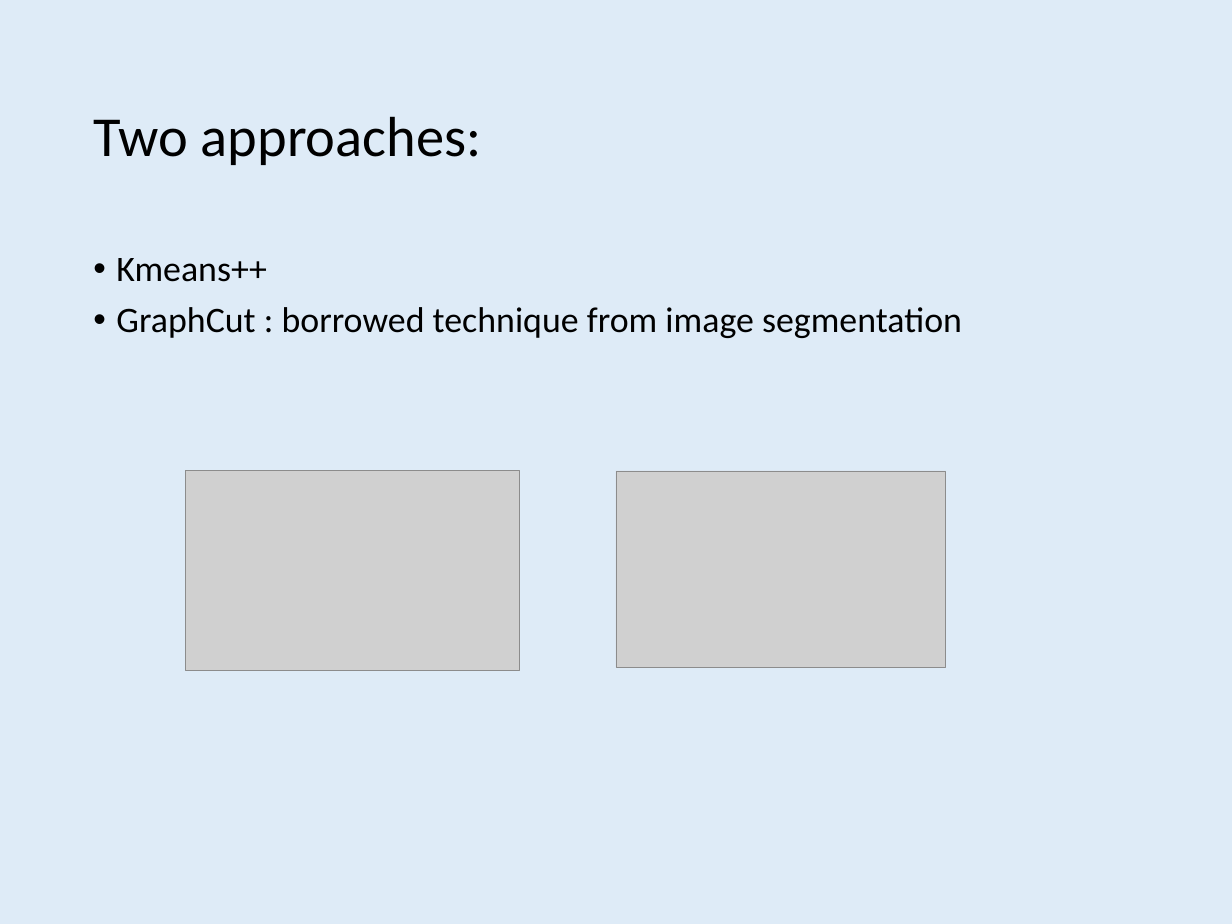
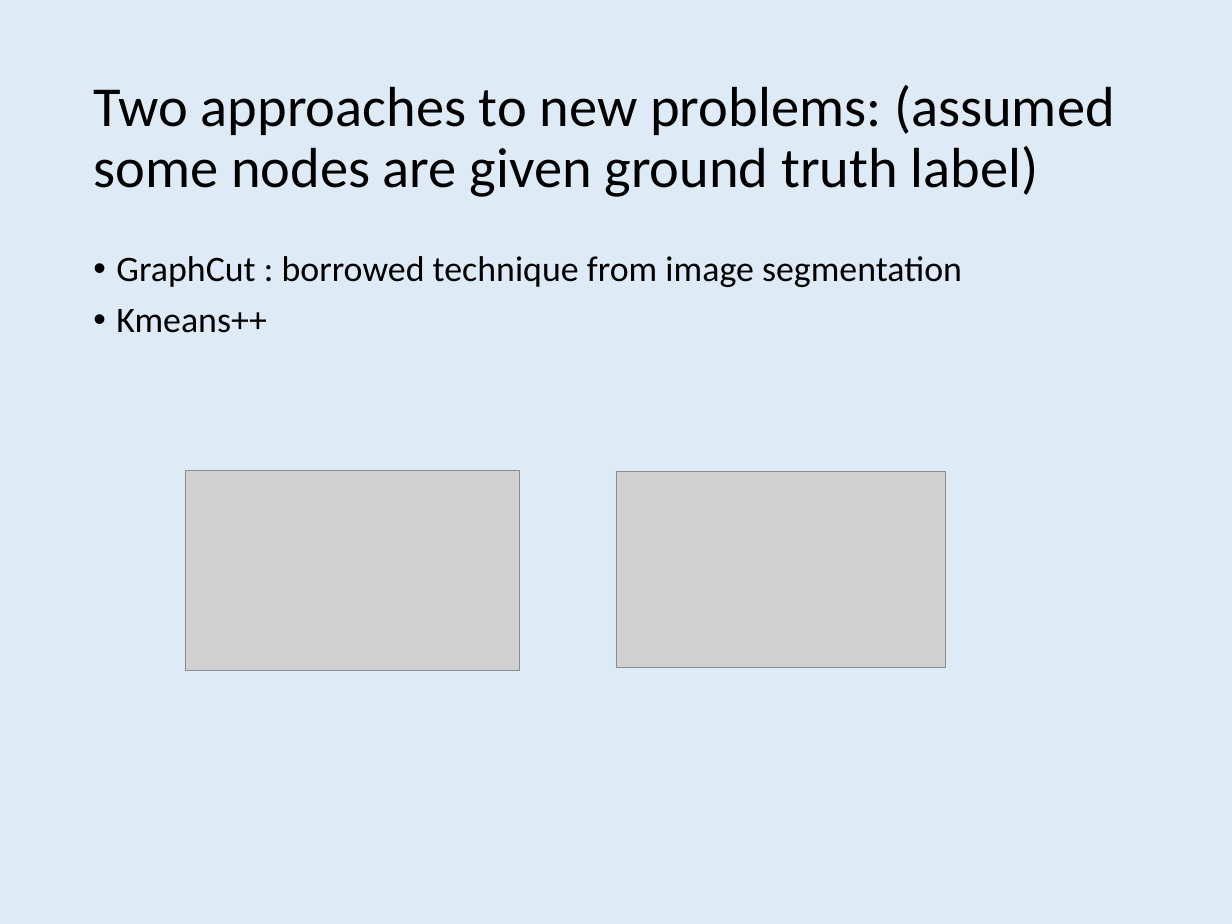
Before and after one commit to bx3/EE595, a slide deck: slide 19 of document/595combine.pptx (slide 18 before the commit). Drawn at 1232x924 pixels with LibreOffice and Linux fonts; fonts in the diff are those of the drawing; grey boxes stand for pictures. Boxes give left, top, right and bottom in pixels: in the first picture for what was removed or moved away, otherwise in the second. Text is boxed around its words. In the diff, an @@ line names an element or a change of style, - is before the commit and + after.

Commit message:
revised ppt

```diff
--- a/document/595combine.pptx
+++ b/document/595combine.pptx
@@ title at (93, 85, 1115, 197): text changed @@
-Two approaches:
+Two approaches to new problems: (assumed some nodes are given ground truth label)
@@ text at (116, 256, 962, 287): paragraph added @@
+• GraphCut : borrowed technique from image segmentation
@@ text at (116, 307, 962, 338): paragraph removed @@
-• GraphCut : borrowed technique from image segmentation
```
Also in this commit, not shown: 6 other slides changed, 1 slide added.
